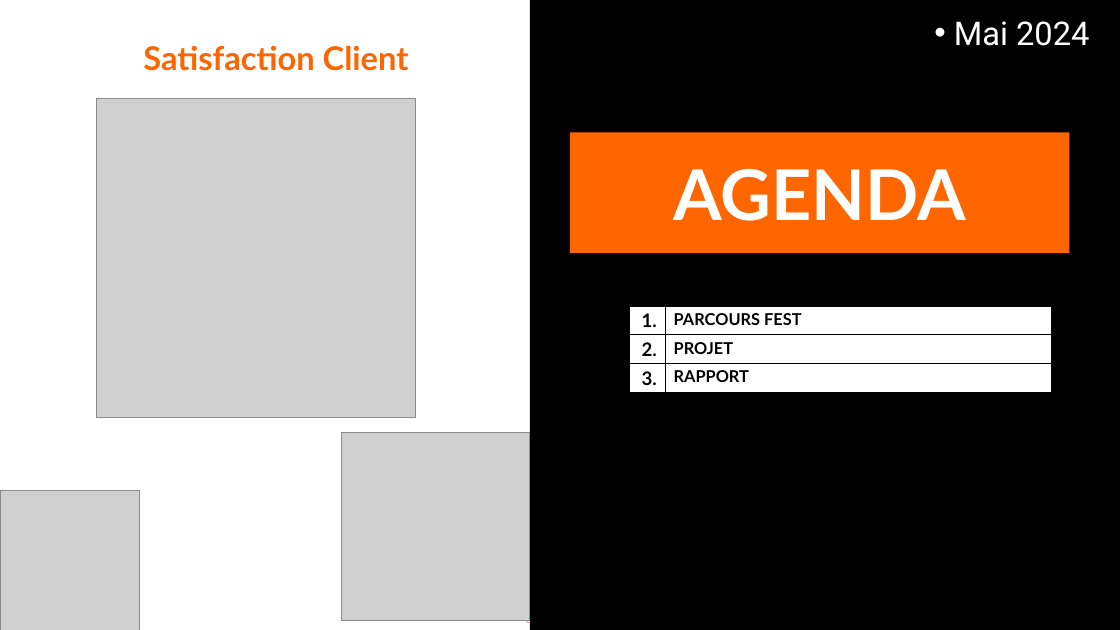
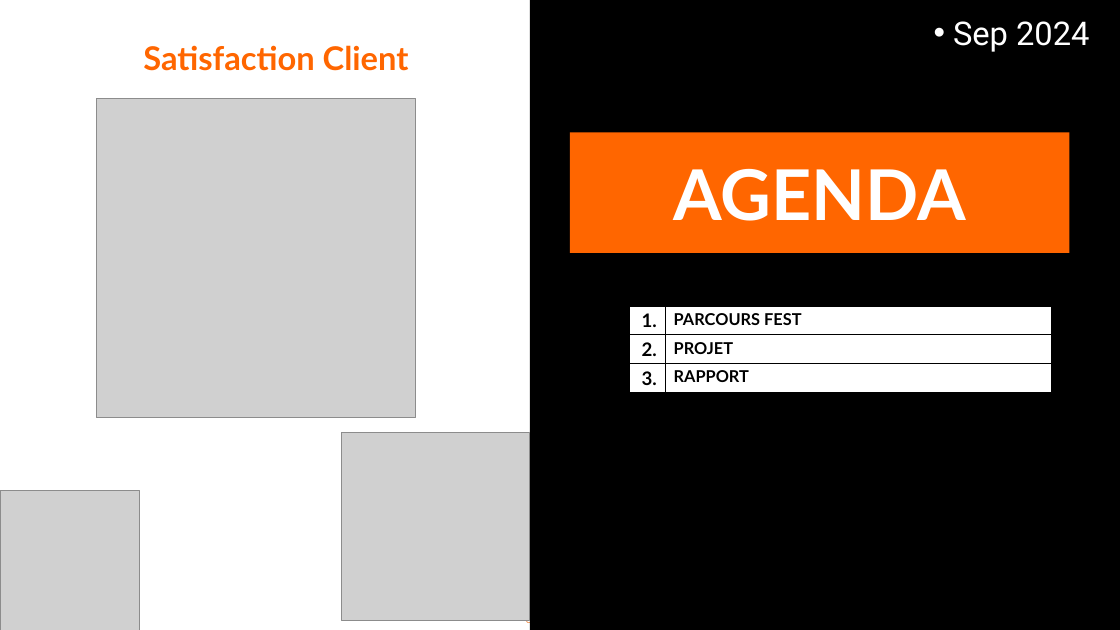
Before and after one commit to lemetice/de_satisfaction_client, a slide deck: slide 1 of report/Présentation_DE_SC.pptx. Drawn at 1120x630 pixels with LibreOffice and Linux fonts; fonts in the diff are those of the drawing; grey boxes stand for pictures. Boxes give left, top, right and bottom in pixels: in the first picture for what was removed or moved away, otherwise in the second. Text is boxed around its words. In the diff, an @@ line names an element or a change of style, - is before the commit and + after.

```diff
--- a/report/Présentation_DE_SC.pptx
+++ b/report/Présentation_DE_SC.pptx
@@ text at <box>953,21,1089,52</box>: text changed @@
-• Mai 2024
+• Sep 2024
```
Also in this commit, not shown: 3 slides added, 5 other files.
